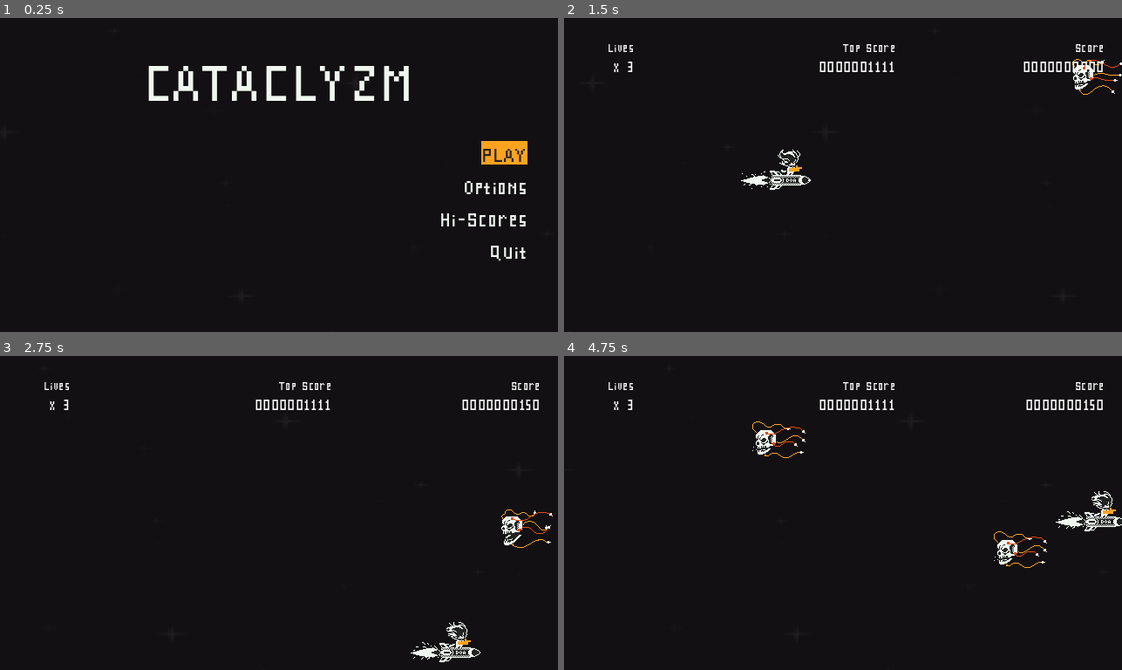
Above: before the commit, frames 1-4 (two rows, left to right).
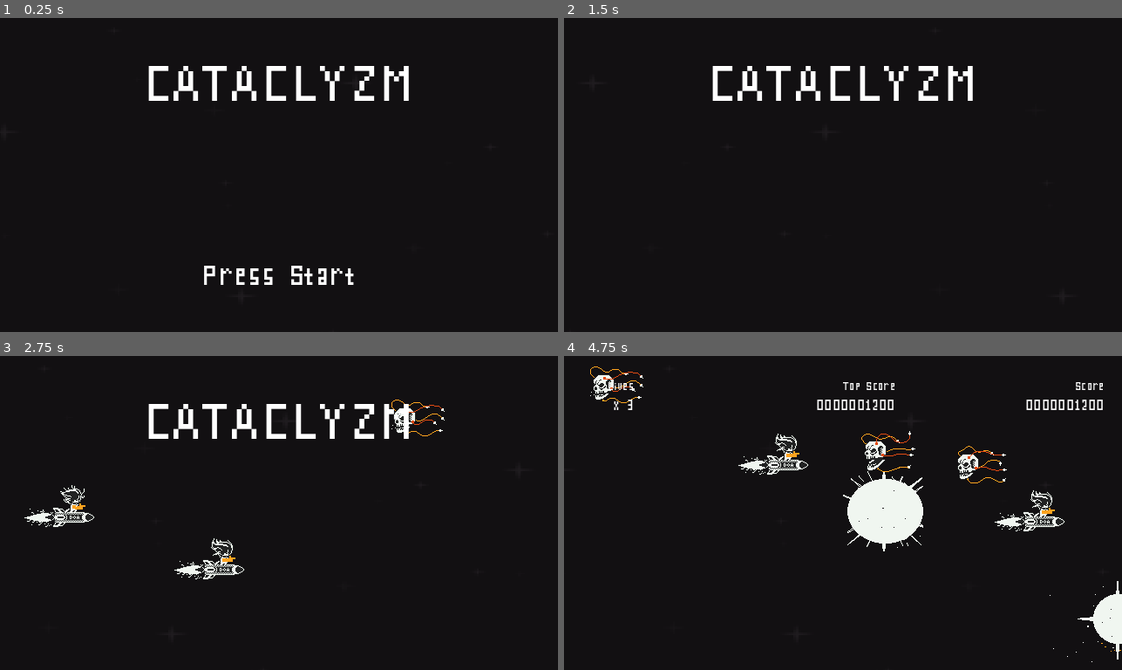
Above: after the commit, the same moments.

Repository: rnakkas/GodotSandbox
Game: Godot game, scene res://ShmupSandbox/Main/Scenes/main.tscn
Two runs of this game, one before a commit and one after it. Both use one fixed random seed, a clock stepped at 60 frames per second and the inputs below.
Inputs (mouse positions are in pixels of both pictures, inside the frame that each line leads up to):
- Up to frame 1 (0.25 s): no input
- Up to frame 2 (1.5 s): click (1066, 153) at 0.5 s, where only the run before the commit has a clickable "PLAY"; tap Enter (ui_accept) at 1.25 s; move the mouse to (965, 159) at 1.27 s; hold D (move_right) from 1.28 s (still down); hold Space (shoot) from 1.28 s (still down)
- Up to frame 3 (2.75 s): tap Enter (ui_accept) at 1.52, 2.27 s; move the mouse to (167, 528) at 2.02 s; release D (move_right) at 2.03 s; release Space (shoot) at 2.03 s; hold S (move_down) from 2.03 s (still down); tap Space (shoot) at 2.1 s
- Up to frame 4 (4.75 s): move the mouse to (898, 443) at 2.77 s; release S (move_down) at 2.78 s; hold D (move_right) 2.78-3.5 s; hold Space (shoot) 2.78-3.5 s; click (1066, 491) at 3.5 s, where only the run after the commit has a clickable "PLAY"; move the mouse to (815, 575) at 4.27 s; hold W (move_up) from 4.28 s (still down); tap Space (shoot) at 4.35 s; tap Enter (ui_accept) at 4.52 s

The runs differ from the first frame. In frame 1, 1.8% of the frame differs, in the area x 36-95%, y 39-85%; in frame 2, 3.1%; in frame 3, 4.1%; in frame 4, 5.8%, in the area x 4-100%, y 3-98%.

Commit message:
Start screen: Added start screen and hooked up to ui layer

Diff:
--- a/ShmupSandbox/UI/Scenes/main_menu.tscn
+++ b/ShmupSandbox/UI/Scenes/main_menu.tscn
@@ -129,6 +129,7 @@
 text = "Quit"
 flat = true
 
+[connection signal="visibility_changed" from="." to="." method="_on_visibility_changed"]
 [connection signal="focus_entered" from="MarginContainer/VBoxContainer/HBoxContainer/play_button" to="." method="_on_play_button_focus_entered"]
 [connection signal="mouse_entered" from="MarginContainer/VBoxContainer/HBoxContainer/play_button" to="." method="_on_play_button_mouse_entered"]
 [connection signal="pressed" from="MarginContainer/VBoxContainer/HBoxContainer/play_button" to="." method="_on_play_button_pressed"]
--- /dev/null
+++ b/ShmupSandbox/UI/Scenes/start_screen.tscn
@@ -0,0 +1,56 @@
+[gd_scene load_steps=3 format=3 uid="uid://bntsd8akyqgiv"]
+
+[ext_resource type="FontFile" uid="uid://biycie4kaffui" path="res://ShmupSandbox/Assets/Fonts/SPLCF.ttf" id="1_6l7vw"]
+[ext_resource type="Script" uid="uid://g4pwoynin2x4" path="res://ShmupSandbox/UI/Scripts/start_screen.gd" id="1_bbtnf"]
+
+[node name="start_screen" type="Control"]
+layout_mode = 3
+anchors_preset = 15
+anchor_right = 1.0
+anchor_bottom = 1.0
+grow_horizontal = 2
+grow_vertical = 2
+script = ExtResource("1_bbtnf")
+
+[node name="MarginContainer" type="MarginContainer" parent="."]
+layout_mode = 1
+anchors_preset = 15
+anchor_right = 1.0
+anchor_bottom = 1.0
+grow_horizontal = 2
+grow_vertical = 2
+theme_override_constants/margin_left = 35
+theme_override_constants/margin_top = 35
+theme_override_constants/margin_right = 35
+theme_override_constants/margin_bottom = 35
+
+[node name="VBoxContainer" type="VBoxContainer" parent="MarginContainer"]
+layout_mode = 2
+theme_override_constants/separation = 10
+
+[node name="title" type="Label" parent="MarginContainer/VBoxContainer"]
+layout_mode = 2
+theme_override_fonts/font = ExtResource("1_6l7vw")
+theme_override_font_sizes/font_size = 90
+text = "CATACLYZM"
+horizontal_alignment = 1
+
+[node name="VBoxContainer2" type="VBoxContainer" parent="MarginContainer"]
+layout_mode = 2
+size_flags_horizontal = 4
+size_flags_vertical = 8
+theme_override_constants/separation = 15
+
+[node name="press_start_label" type="Label" parent="MarginContainer/VBoxContainer2"]
+unique_name_in_owner = true
+layout_mode = 2
+theme_override_fonts/font = ExtResource("1_6l7vw")
+theme_override_font_sizes/font_size = 50
+text = "Press Start"
+
+[node name="separator" type="Control" parent="MarginContainer/VBoxContainer2"]
+layout_mode = 2
+
+[node name="blink_timer" type="Timer" parent="."]
+
+[connection signal="timeout" from="blink_timer" to="." method="_on_blink_timer_timeout"]
--- a/ShmupSandbox/UI/Scenes/ui_layer.tscn
+++ b/ShmupSandbox/UI/Scenes/ui_layer.tscn
@@ -1,10 +1,11 @@
-[gd_scene load_steps=12 format=3 uid="uid://wq32mri3ebiv"]
+[gd_scene load_steps=13 format=3 uid="uid://wq32mri3ebiv"]
 
 [ext_resource type="PackedScene" uid="uid://dw1uu0vpx6e46" path="res://ShmupSandbox/UI/Scenes/main_menu.tscn" id="1_ga2yo"]
 [ext_resource type="Script" uid="uid://s70ghdyj3lk3" path="res://ShmupSandbox/UI/Scripts/ui_layer.gd" id="1_hgdm0"]
 [ext_resource type="PackedScene" uid="uid://dvex6ouhoh1ev" path="res://ShmupSandbox/UI/Scenes/confirm_dialog.tscn" id="2_3gw38"]
 [ext_resource type="PackedScene" uid="uid://ny01qnyexpg2" path="res://ShmupSandbox/UI/Scenes/options_menu.tscn" id="2_hgdm0"]
 [ext_resource type="PackedScene" uid="uid://bumbgw58q7r1d" path="res://ShmupSandbox/UI/Scenes/pause_menu.tscn" id="3_3gw38"]
+[ext_resource type="PackedScene" uid="uid://bntsd8akyqgiv" path="res://ShmupSandbox/UI/Scenes/start_screen.tscn" id="3_abmpj"]
 [ext_resource type="PackedScene" uid="uid://btcsgnuk4yo61" path="res://ShmupSandbox/UI/Scenes/player_hud.tscn" id="4_dqs3x"]
 [ext_resource type="PackedScene" uid="uid://dn51megt1rye4" path="res://ShmupSandbox/UI/Scenes/continue_screen.tscn" id="6_3gw38"]
 [ext_resource type="PackedScene" uid="uid://v4u6mxfaksoq" path="res://ShmupSandbox/UI/Scenes/parallax_background.tscn" id="6_ga2yo"]
@@ -20,8 +21,12 @@
 unique_name_in_owner = true
 visible = false
 
+[node name="start_screen" parent="." instance=ExtResource("3_abmpj")]
+unique_name_in_owner = true
+
 [node name="main_menu" parent="." instance=ExtResource("1_ga2yo")]
 unique_name_in_owner = true
+visible = false
 
 [node name="options_menu" parent="." instance=ExtResource("2_hgdm0")]
 unique_name_in_owner = true
@@ -53,6 +58,7 @@
 
 [node name="ParallaxBackground" parent="." instance=ExtResource("6_ga2yo")]
 
+[connection signal="start_pressed" from="start_screen" to="." method="_on_start_screen_start_pressed"]
 [connection signal="hi_scores_button_pressed" from="main_menu" to="." method="_on_main_menu_hi_scores_button_pressed"]
 [connection signal="options_button_pressed" from="main_menu" to="." method="_on_main_menu_options_button_pressed"]
 [connection signal="play_button_pressed" from="main_menu" to="." method="_on_main_menu_play_button_pressed"]
--- a/ShmupSandbox/UI/Scripts/main_menu.gd
+++ b/ShmupSandbox/UI/Scripts/main_menu.gd
@@ -14,9 +14,6 @@
 
 func _ready() -> void:
 	_create_ui_elements_list()
-
-	if self.visible:
-		play_button.call_deferred("grab_focus")
 
 ####
 
@@ -81,3 +78,9 @@
 
 func _on_quit_button_mouse_entered() -> void:
 	quit_button.grab_focus()
+
+
+## When main menu becomes visible
+func _on_visibility_changed() -> void:
+	if self.visible:
+		play_button.grab_focus()
--- /dev/null
+++ b/ShmupSandbox/UI/Scripts/start_screen.gd
@@ -0,0 +1,39 @@
+class_name StartScreen extends Control
+
+@onready var press_start_label : Label = %press_start_label
+@onready var blink_timer : Timer = $blink_timer
+
+@export var idle_blink_time : float = 0.5
+@export var pressed_blink_time : float = 0.1
+
+var input_enabled : bool = false
+
+signal start_pressed()
+
+# Called when the node enters the scene tree for the first time.
+func _ready() -> void:
+	await get_tree().create_timer(0.7).timeout
+	input_enabled = true
+
+	_set_blink_timer_properties(idle_blink_time)
+	blink_timer.start()
+
+func _set_blink_timer_properties(blink_time : float) -> void:
+	blink_timer.wait_time = blink_time
+	blink_timer.one_shot = false
+
+
+func _input(event: InputEvent) -> void:
+	# Ignore mouse movement noise/events
+	if event is InputEventMouseMotion:
+		return
+
+	if event.is_pressed():
+		_set_blink_timer_properties(pressed_blink_time)
+		await get_tree().create_timer(1.0).timeout
+		start_pressed.emit()
+
+
+## Blinking the press start label
+func _on_blink_timer_timeout() -> void:
+	press_start_label.visible = !press_start_label.visible
--- a/ShmupSandbox/UI/Scripts/ui_layer.gd
+++ b/ShmupSandbox/UI/Scripts/ui_layer.gd
@@ -1,5 +1,6 @@
 class_name UiLayer extends CanvasLayer
 
+@onready var start_screen : StartScreen = %start_screen
 @onready var main_menu : MainMenu = %main_menu
 @onready var options_menu : OptionsMenu = %options_menu
 @onready var pause_menu : PauseMenu = %pause_menu
@@ -22,10 +23,11 @@
 func _initialize_ui_scenes() -> void:
 	self.process_mode = Node.PROCESS_MODE_ALWAYS
 
-	## Turn visibility on for main menu
-	main_menu.visible = true
+	## Turn visibility on for start screen
+	start_screen.visible = true
 
 	## Turn visibility off for all other ui
+	main_menu.visible = false
 	options_menu.visible = false
 	pause_menu.visible = false
 	player_hud.visible = false
@@ -43,10 +45,6 @@
 
 ## Main function to toggle the different ui's
 func _toggle_ui(ui: Control) -> void:
-	if ui is MainMenu: ## TODO: Remove when start screen is ready
-		ui = main_menu
-		ui.play_button.grab_focus()
-
 	ui.visible = !ui.visible
 	ui.process_mode = Node.PROCESS_MODE_ALWAYS if ui.visible else Node.PROCESS_MODE_DISABLED
 
@@ -56,6 +54,14 @@
 func _on_player_pauses_game() -> void:
 	get_tree().paused = true
 	_toggle_ui(pause_menu)
+
+
+####
+
+## Start screen
+func _on_start_screen_start_pressed() -> void:
+	_toggle_ui(start_screen)
+	_toggle_ui(main_menu)
 
 
 ####
Not shown, added: ShmupSandbox/UI/Scripts/start_screen.gd.uid
